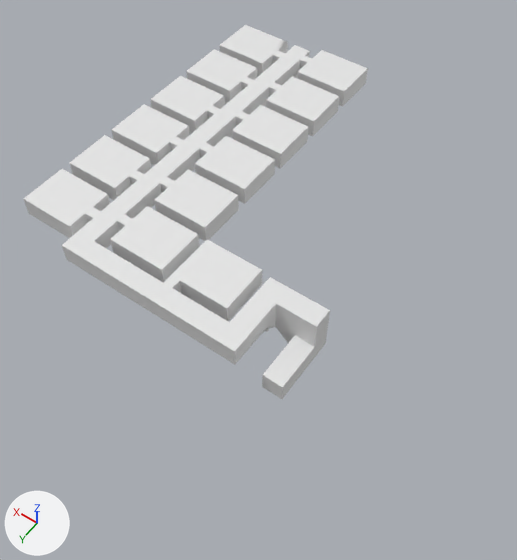
The OBJ model model2/corridor.obj: old version first, new version second.
Rendered twice from a camera (50 mm lens) standing at (-37.2, 54.6, 50.0) and looking at (-12.9, 20.7, -3.4). The lights are fixed; the arrows at lower left show +X, +Y and +Z. Materials are left out; every surface is plain grey. Where no turn or scale is listed for an object, it has been applied to the vertices. Vertices at the same position are counted once.

In view in the first picture: 'corridor'.
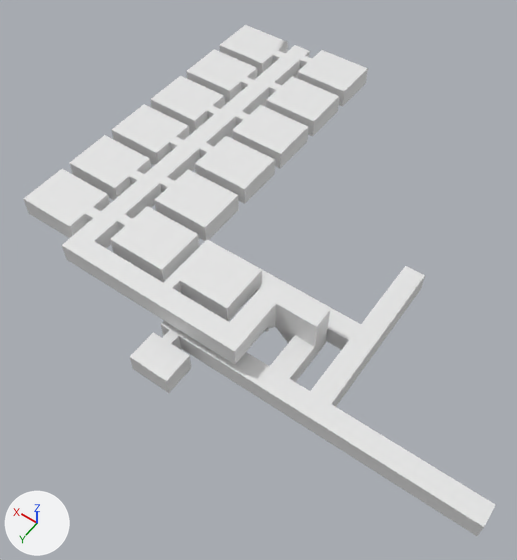
Pixel boxes [x1, y1, x2, y2] of what changed, in the pictures (517 x 560 px):
'corridor', reshaped (37% wider, 37% taller): before [24, 25, 368, 399]; after [24, 25, 495, 536]
part 1 of me_corridor, added: after [130, 255, 495, 536]

The change, as a diff of the scene's bpy script:
```diff
--- a/model2/corridor.obj.py
+++ b/model2/corridor.obj.py
@@ me_corridor @@
 # used by ob_corridor; location = (0.0, 0.0, 0.0)
-me_corridor.from_pydata(...)  # 513 vertices, 895 faces; spans x -22.0..8.0, y -7.0..31.0, z -3.0..2.0
+me_corridor.from_pydata(...)  # 745 vertices, 1360 faces; spans x -40.0..8.0, y -7.0..35.0, z -3.0..2.0
+# me_corridor part 1: 232 vertices added at x -40.0..-10.0, y 13.0..35.0, z -3.0..-1.0
```
